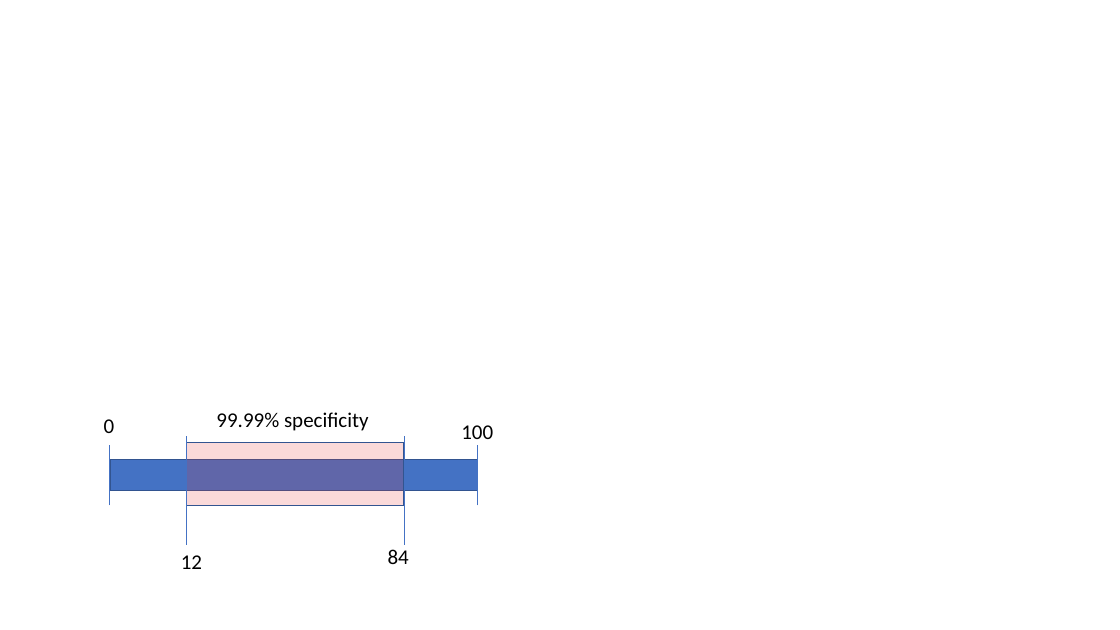
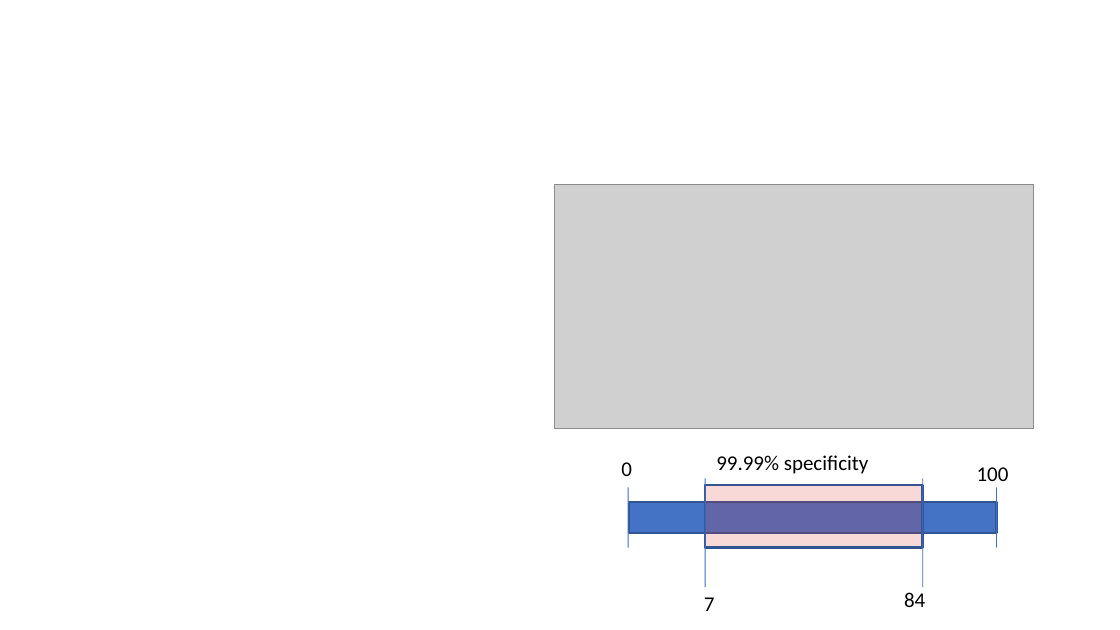
Before and after one commit to nathanieljevans/BMI650, a slide deck: slide 4 of FINAL_PROJECT/Algorithms_Final_Project.pptx. Drawn at 1120x630 pixels with LibreOffice and Linux fonts; fonts in the diff are those of the drawing; grey boxes stand for pictures. Boxes give left, top, right and bottom in pixels: in the first picture for what was removed or moved away, otherwise in the second. Text is boxed around its words. In the diff, an @@ line names an element or a change of style, - is before the commit and + after.

```diff
--- a/FINAL_PROJECT/Algorithms_Final_Project.pptx
+++ b/FINAL_PROJECT/Algorithms_Final_Project.pptx
@@ picture added at (555, 185, 1033, 429) @@
@@ text "99.99% specificity": place and size @@
-text "99.99% specificity" at (216, 412, 369, 431)
+text "99.99% specificity" at (716, 455, 869, 474)
@@ text "0": place and size @@
-text "0" at (104, 419, 115, 433)
+text "0" at (621, 462, 632, 476)
@@ text "100" rewrapped from (461, 425, 493, 439) to (977, 467, 1009, 488) @@
@@ group removed at (109, 436, 478, 569): 4 lines, 2 rectangles, 1 text @@
-12
@@ group added at (628, 479, 996, 611): 4 lines, 2 rectangles, 1 text @@
+7
@@ text "84": place and size @@
-text "84" at (388, 549, 409, 564)
+text "84" at (904, 592, 925, 607)
```
Also in this commit, not shown: 2 other slides changed.
